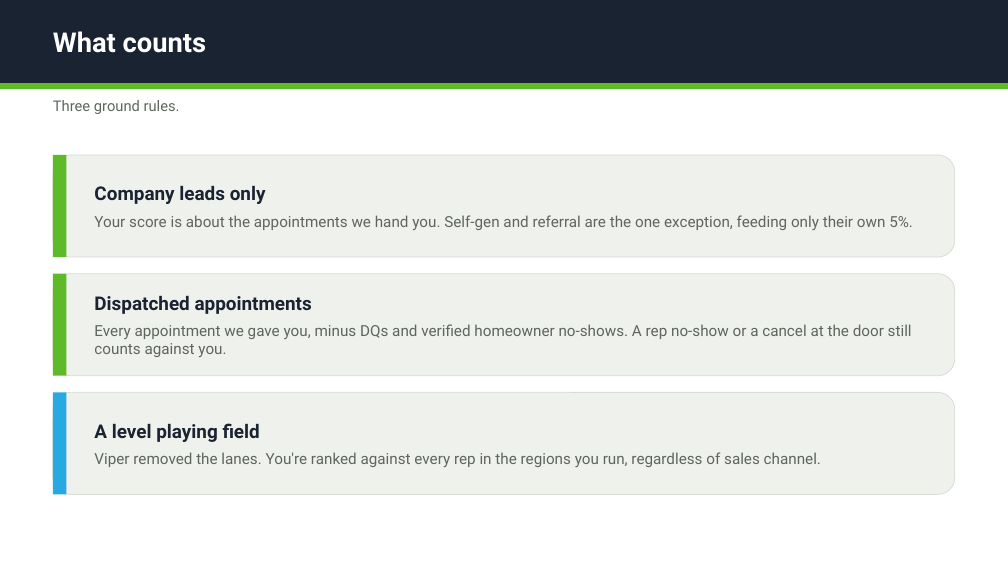
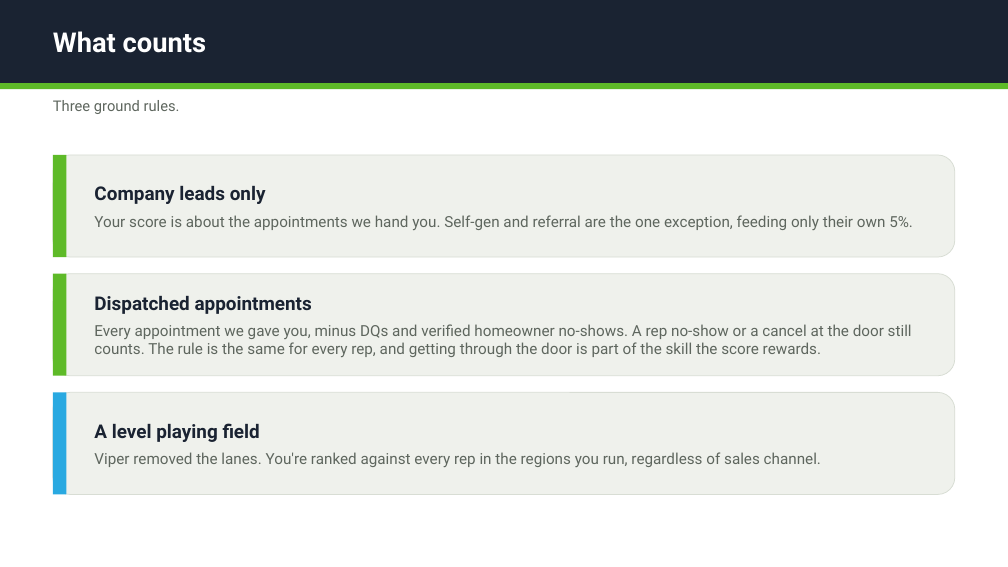
Before and after one commit to dpenn1000/SalesResourcePage, a slide deck: slide 9 of management/viper-ranking-overview.pptx. Drawn at 1008x567 pixels with LibreOffice and Linux fonts; fonts in the diff are those of the drawing. Boxes give left, top, right and bottom in pixels: in the first picture for what was removed or moved away, otherwise in the second. Text is boxed around its words. In the diff, an @@ line names an element or a change of style, - is before the commit and + after.

```diff
--- a/management/viper-ranking-overview.pptx
+++ b/management/viper-ranking-overview.pptx
@@ text at <box>94,324,912,357</box>: text changed @@
-Every appointment we gave you, minus DQs and verified homeowner no-shows. A rep no-show or a cancel at the door still counts against you.
+Every appointment we gave you, minus DQs and verified homeowner no-shows. A rep no-show or a cancel at the door still counts. The rule is the same for every rep, and getting through the door is part of the skill the score rewards.
```
